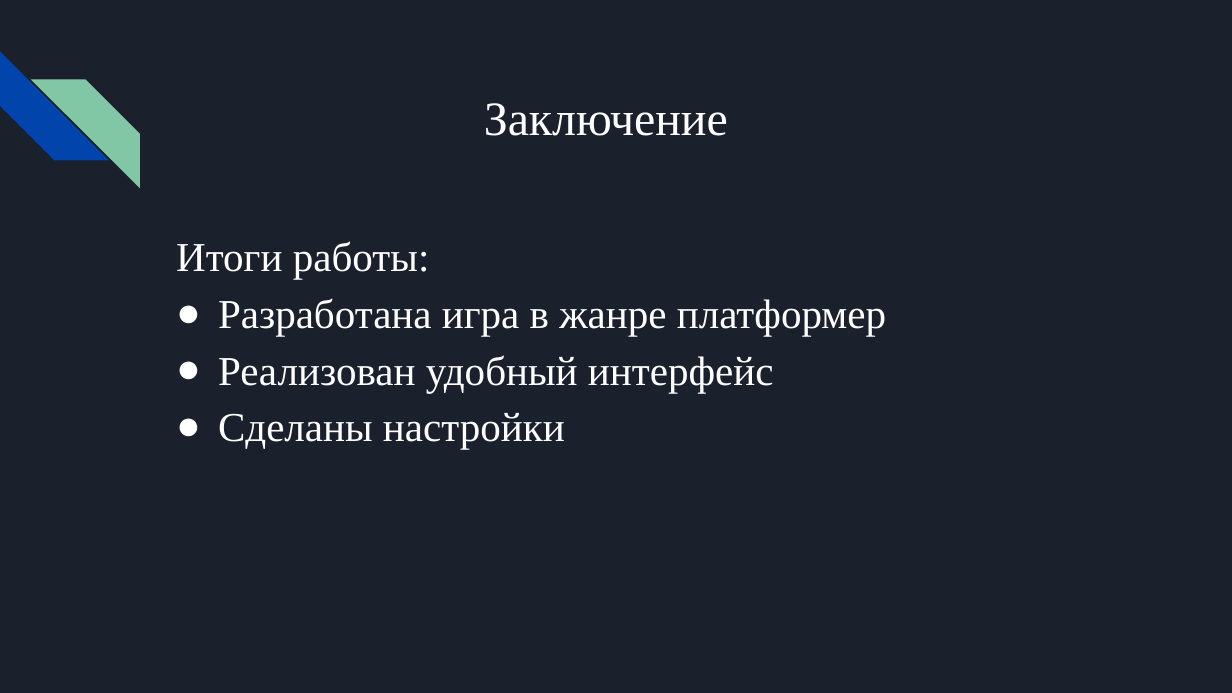
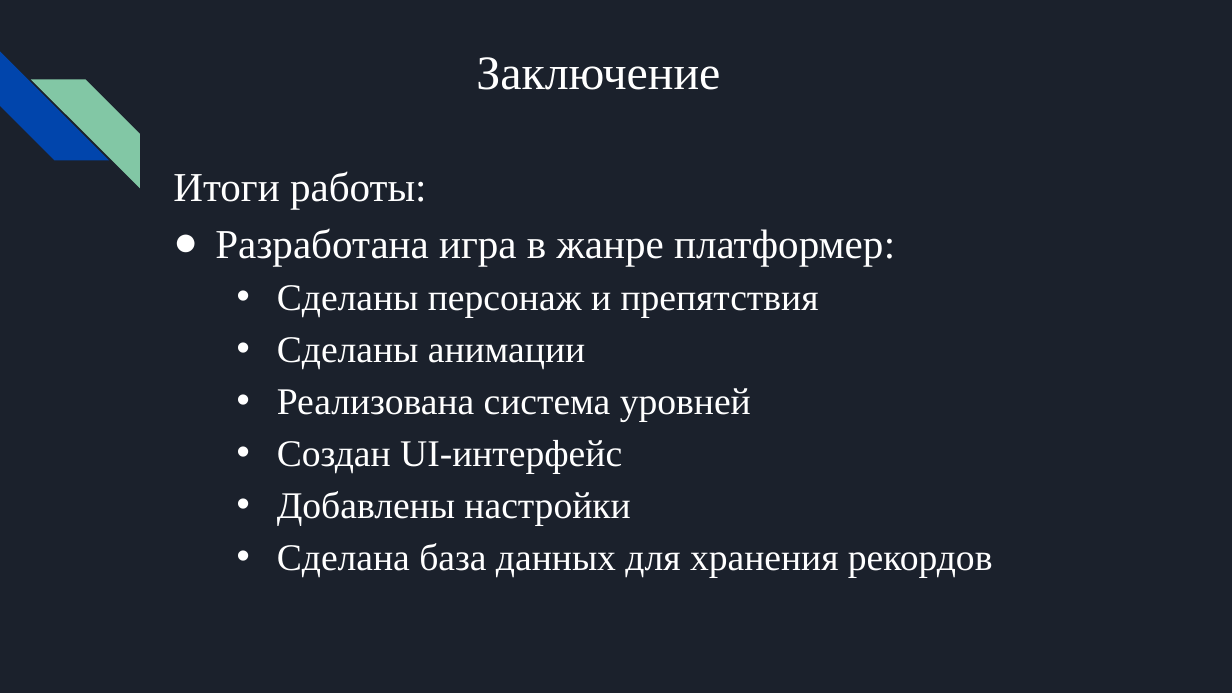
Before and after one commit to ShpakovskiVyacheslav/Arcade-project, a slide deck: slide 8 of documentation/Fish Hunter.pptx (slide 7 before the commit). Drawn at 1232x693 pixels with LibreOffice and Linux fonts; fonts in the diff are those of the drawing. Boxes give left, top, right and bottom in pixels: in the first picture for what was removed or moved away, otherwise in the second. Text is boxed around its words. In the diff, an @@ line names an element or a change of style, - is before the commit and + after.

```diff
--- a/documentation/Fish Hunter.pptx
+++ b/documentation/Fish Hunter.pptx
@@ title "Заключение": place and size @@
-title "Заключение" at [484, 103, 728, 136]
+title "Заключение" at [476, 57, 720, 90]
@@ text "Итоги работы:": place and size @@
-text "Итоги работы:" at [176, 241, 886, 449]
+text "Итоги работы:" at [173, 171, 993, 578]
@@ text at [215, 228, 993, 578]: text changed; size 24 to 22 pt @@
-● Разработана игра в жанре платформер
-● Реализован удобный интерфейс
-● Сделаны настройки
+● Разработана игра в жанре платформер:
+  • Сделаны персонаж и препятствия
+  • Сделаны анимации
+  • Реализована система уровней
+  • Создан UI-интерфейс
+  • Добавлены настройки
+  • Сделана база данных для хранения рекордов
```
Also in this commit, not shown: 4 other slides changed.
